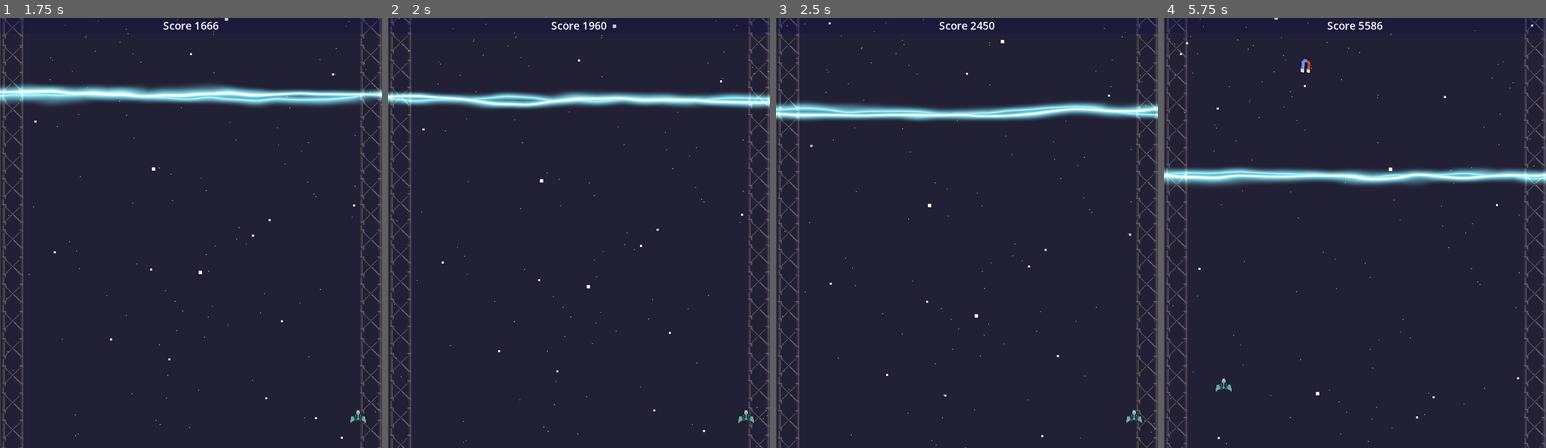
Above: before the commit, frames 1-4 (left to right).
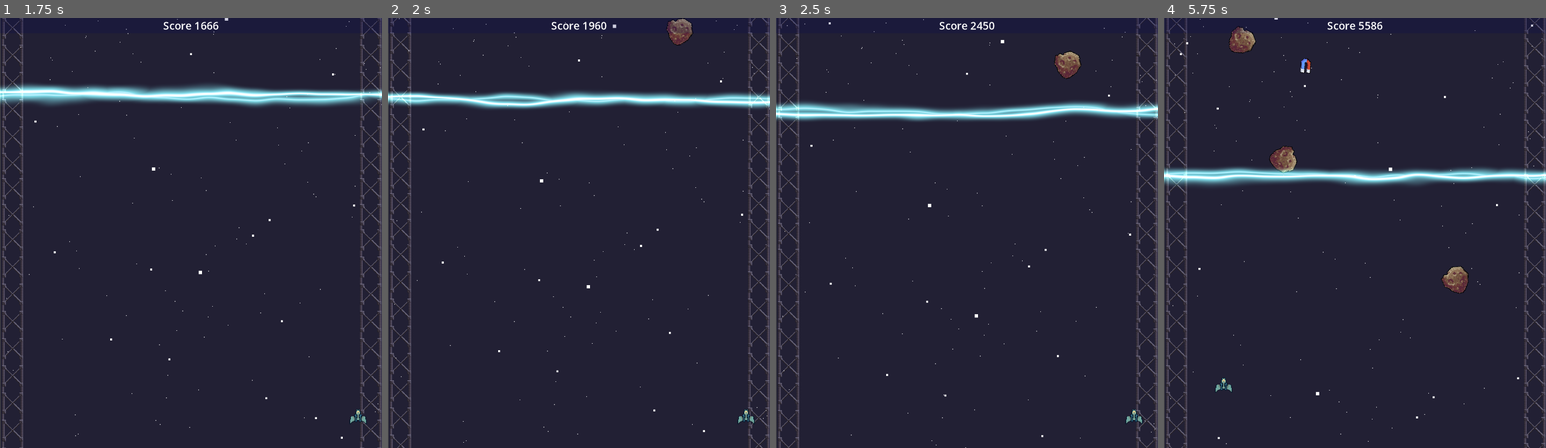
Above: after the commit, the same moments.

Repository: markusweiss/LudumDare54
Game: Godot game, scene res://Scenes/Main/main.tscn
Two runs of this game, one before a commit and one after it. Both use one fixed random seed, a clock stepped at 60 frames per second and the inputs below. The project has no main scene, so this scene is started directly.
Inputs:
- Up to frame 1 (1.75 s): hold Right (move_right) 0.53-1.28 s; hold Down (move_down) from 1.28 s (still down)
- Up to frame 2 (2 s): keep holding Down (move_down)
- Up to frame 3 (2.5 s): release Down (move_down) at 2.03 s; hold Right (move_right) from 2.03 s (still down)
- Up to frame 4 (5.75 s): release Right (move_right) at 2.78 s; hold Up (move_up) 2.78-3.53 s; hold Left (move_left) 3.53-5.03 s; hold Down (move_down) from 5.03 s (still down)

Frame 1 is identical in both runs. In frame 2, 0.3% of the frame differs, in the area x 72-80%, y 0-7%; in frame 3, 0.3%; in frame 4, 1.0%, in the area x 16-80%, y 1-65%.

Commit message:
add asteroid

Diff:
--- /dev/null
+++ b/Scenes/Items/asteroid.gd
@@ -0,0 +1,17 @@
+extends Area2D
+
+var speed = 100
+var rng = RandomNumberGenerator.new()
+var rand_int = rng.randi_range(76, 500)
+
+var rotation_speed = 10
+
+func _ready():
+	rotation_degrees = rand_int
+	position = Vector2(rand_int, 0)
+
+func _process(delta):
+	rotate(deg_to_rad(rotation_speed * delta) * -1)
+	position.y += speed * delta
+	if position.y > 700:
+		queue_free()
--- /dev/null
+++ b/Scenes/Items/asteroid.tscn
@@ -0,0 +1,27 @@
+[gd_scene load_steps=5 format=3 uid="uid://d0bgfk8fchd7j"]
+
+[ext_resource type="Texture2D" uid="uid://bvgwgdsaigjfd" path="res://Scenes/Items/asteroid.png" id="1_ag4vn"]
+[ext_resource type="Script" path="res://Scenes/Items/asteroid.gd" id="1_w8u5h"]
+
+[sub_resource type="CircleShape2D" id="CircleShape2D_gborc"]
+radius = 21.095
+
+[sub_resource type="SpriteFrames" id="SpriteFrames_bkx6c"]
+animations = [{
+"frames": [{
+"duration": 1.0,
+"texture": ExtResource("1_ag4vn")
+}],
+"loop": true,
+"name": &"default",
+"speed": 5.0
+}]
+
+[node name="Asteroid" type="Area2D" groups=["wall"]]
+script = ExtResource("1_w8u5h")
+
+[node name="CollisionShape2D" type="CollisionShape2D" parent="."]
+shape = SubResource("CircleShape2D_gborc")
+
+[node name="AnimatedSprite2D" type="AnimatedSprite2D" parent="."]
+sprite_frames = SubResource("SpriteFrames_bkx6c")
--- /dev/null
+++ b/Scenes/Main/SpawnAsteroid.gd
@@ -0,0 +1,8 @@
+extends Node2D
+
+var spawnasteroid = preload("res://Scenes/Items/asteroid.tscn")
+
+
+func _on_create_asteroid_timeout():
+	var asteriod_temp = spawnasteroid.instantiate()
+	add_child(asteriod_temp)
--- a/Scenes/Main/main.tscn
+++ b/Scenes/Main/main.tscn
@@ -7,6 +7,7 @@
 [ext_resource type="Texture2D" uid="uid://dnk2p32h0045f" path="res://Scenes/Main/background_one.png" id="2_espex"]
 [ext_resource type="Script" path="res://Scenes/Main/ParallaxBackground.gd" id="3_8mbdb"]
 [ext_resource type="Script" path="res://Scenes/Main/SpawnMagnet.gd" id="8_mlruu"]
+[ext_resource type="Script" path="res://Scenes/Main/SpawnAsteroid.gd" id="8_nwqen"]
 
 [node name="Main" type="Node2D"]
 
@@ -41,4 +42,12 @@
 wait_time = 5.0
 autostart = true
 
+[node name="SpawnAsteroid" type="Node2D" parent="."]
+script = ExtResource("8_nwqen")
+
+[node name="CreateAsteroid" type="Timer" parent="SpawnAsteroid"]
+wait_time = 1.8
+autostart = true
+
 [connection signal="timeout" from="SpawnMagnet/CreateMagnet" to="SpawnMagnet" method="_on_create_magnet_timeout"]
+[connection signal="timeout" from="SpawnAsteroid/CreateAsteroid" to="SpawnAsteroid" method="_on_create_asteroid_timeout"]
Binary file added: Scenes/Items/asteroid.png
Not shown, added: Scenes/Items/asteroid.png.import
Not shown: 1 places in Scenes/Main/main.tscn that only renumber resources
